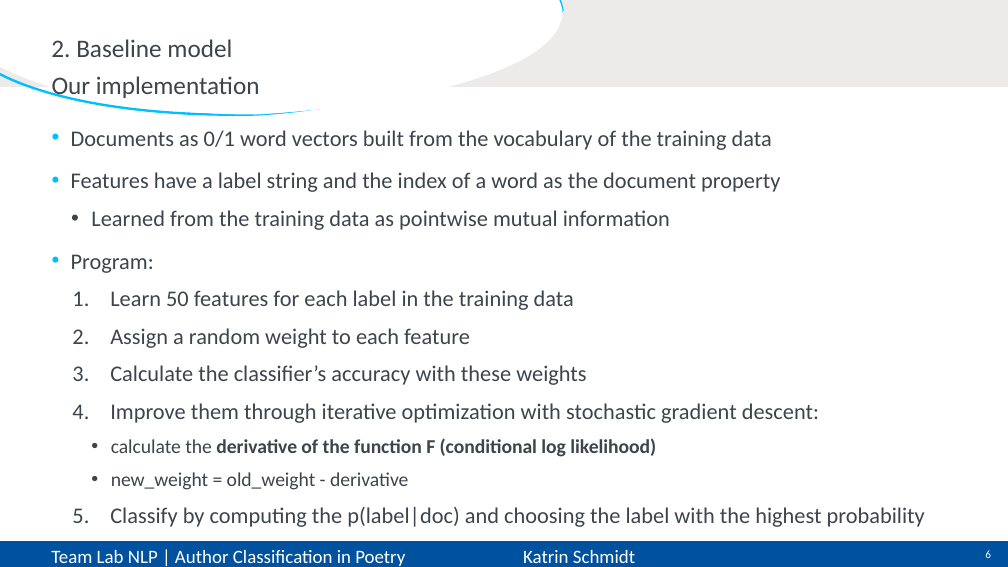
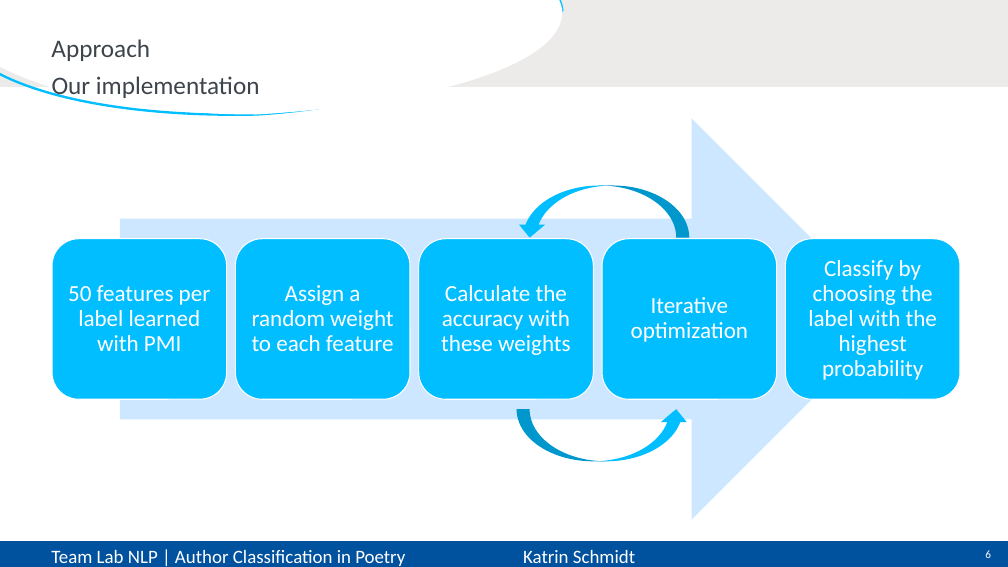
Before and after one commit to CarlottaQuensel/Author_Classification-Team_Lab, a slide deck: slide 6 of reports/TeamLab-presentation.pptx. Drawn at 1008x567 pixels with LibreOffice and Linux fonts; fonts in the diff are those of the drawing. Boxes give left, top, right and bottom in pixels: in the first picture for what was removed or moved away, otherwise in the second. Text is boxed around its words. In the diff, an @@ line names an element or a change of style, - is before the commit and + after.

Commit message:
update presentation

```diff
--- a/reports/TeamLab-presentation.pptx
+++ b/reports/TeamLab-presentation.pptx
@@ title at [51, 39, 150, 61]: text changed @@
-2. Baseline model
+Approach
@@ text removed at [71, 130, 925, 527] @@
-• Documents as 0/1 word vectors built from the vocabulary of the training data
-• Features have a label string and the index of a word as the document property
-  • Learned from the training data as pointwise mutual information
-• Program:
-  1. Learn 50 features for each label in the training data
-  2. Assign a random weight to each feature
-  3. Calculate the classifier’s accuracy with these weights
-  4. Improve them through iterative optimization with stochastic gradient descent:
-    • calculate the derivative of the function F (conditional log likelihood)
-    • new_weight = old_weight - derivative
-  5. Classify by computing the p(label|doc) and choosing the label with the highest probability
@@ curved up arrow added at [516, 185, 689, 237], fill #00BEFF @@
@@ group added at [52, 118, 960, 520]: 5 rounded rectangles, 5 texts, 1 right arrow @@
+50 features per label learned with PMI
+Assign a random weight to each feature
+Calculate the accuracy with these weights
+Iterative optimization
+Classify by choosing the label with the highest probability
@@ curved up arrow added at [516, 409, 689, 461], fill #00BEFF @@
```
Also in this commit, not shown: 2 other slides changed.
